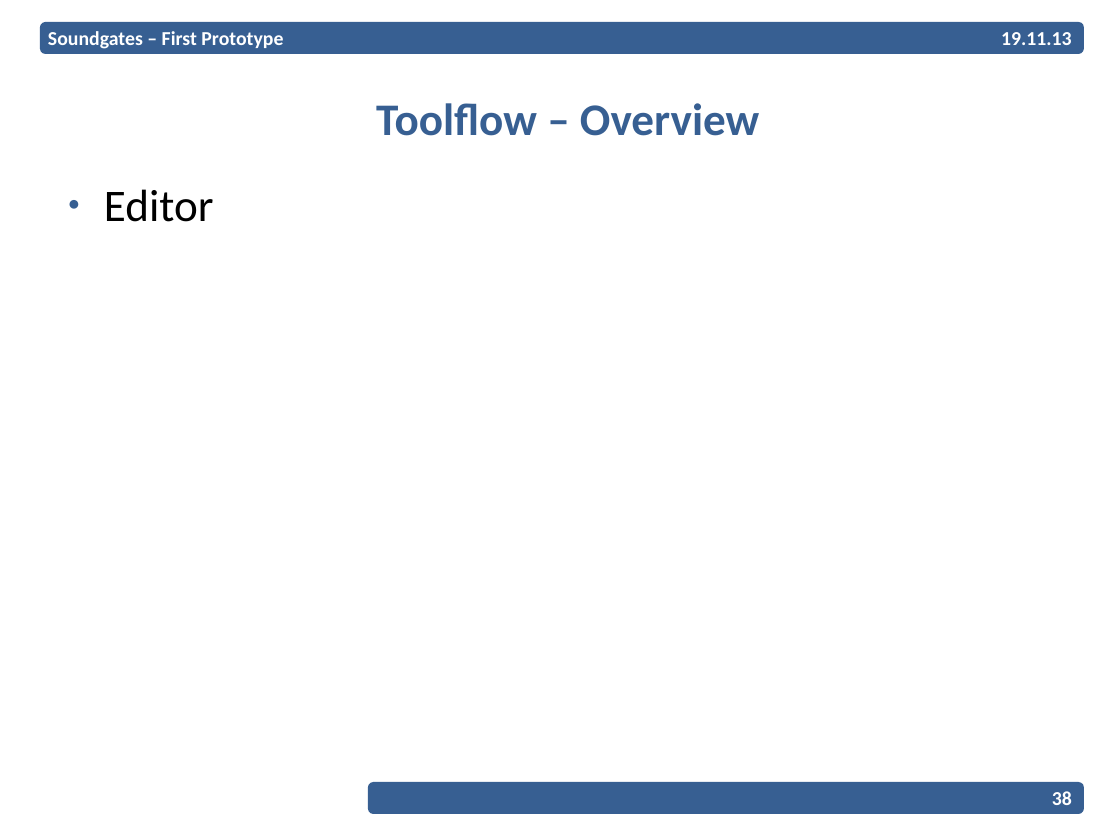
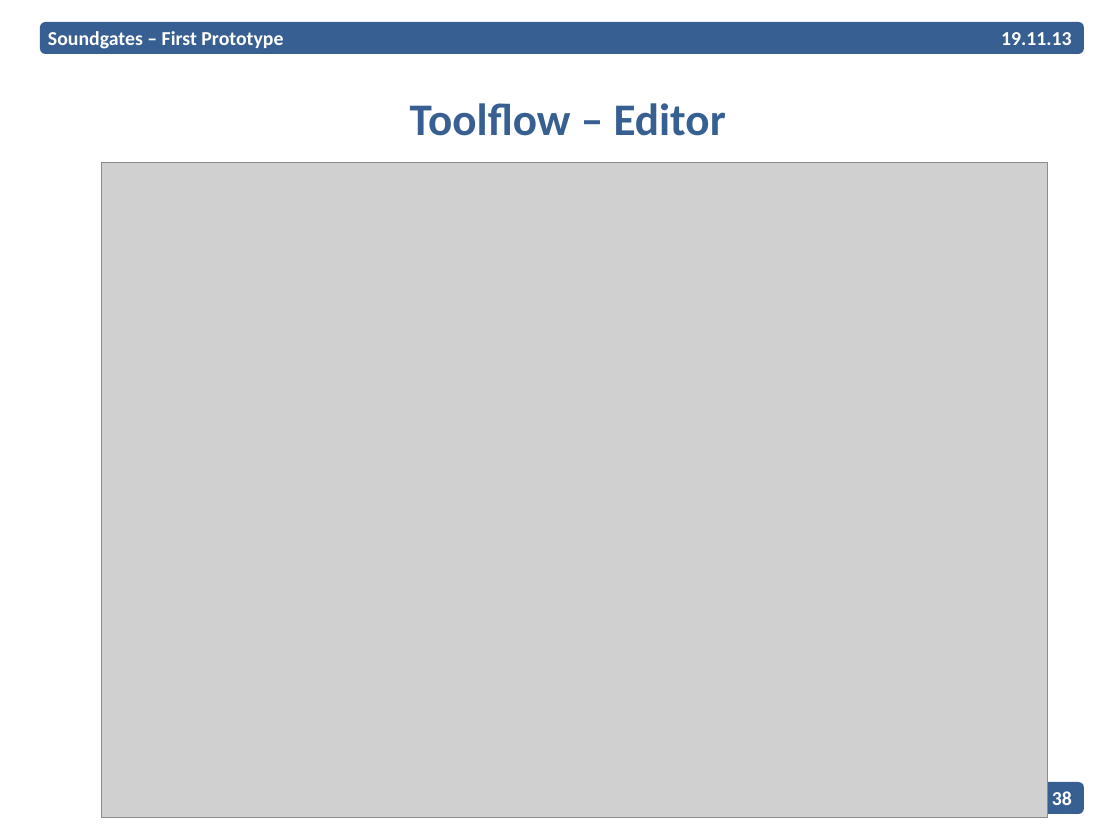
Before and after one commit to EPiCS/soundgates, a slide deck: slide 38 of documents/milestone1-2-presentation/Presentation.odp. Drawn at 1120x840 pixels with LibreOffice and Linux fonts; fonts in the diff are those of the drawing; grey boxes stand for pictures; background and template pictures are left out. Boxes give left, top, right and bottom in pixels: in the first picture for what was removed or moved away, otherwise in the second. Text is boxed around its words. In the diff, an @@ line names an element or a change of style, - is before the commit and + after.

Commit message:
added screenshots to presentation

```diff
--- a/documents/milestone1-2-presentation/Presentation.odp
+++ b/documents/milestone1-2-presentation/Presentation.odp
@@ title at (410,103,726,136): text changed @@
-Toolflow – Overview
+Toolflow – Editor
@@ picture added at (102,163,1048,818) @@
@@ text removed at (104,189,214,222) @@
-● Editor
```
Also in this commit, not shown: 8 other slides changed, 1 slide added.
